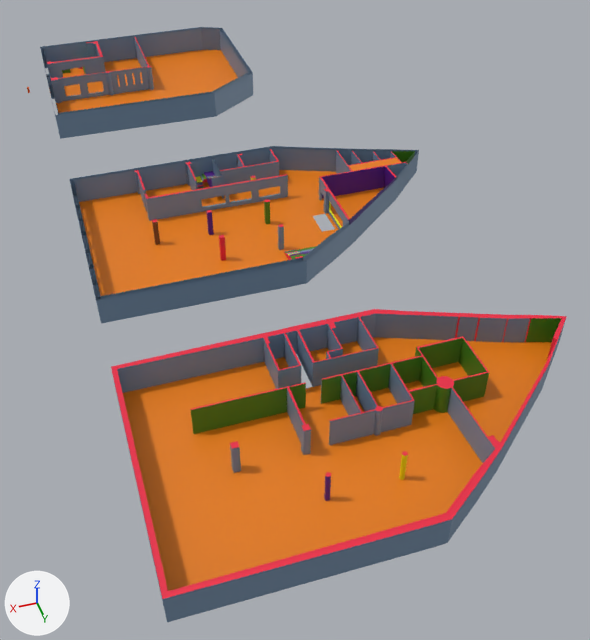
The Blender file Buldings/c2/42-C2.blend, before and after one commit.
One viewpoint serves both versions: a camera (50 mm lens) standing at (43.0, 249.0, 114.0) and looking at (-5.0, 100.0, -19.0). Arrows for +X, +Y and +Z are at lower left; the lights stay in place.

Script lines for the objects in view, before the commit:
```python
ob_c1 = bpy.data.objects.new('c1', me_cube_001)
ob_c1.location = (-14.6, 82.3, 1.2)
ob_c2 = bpy.data.objects.new('c2', me_cube_003)
ob_c2.location = (-14.6, 154.3, -5.2)
ob_lobby = bpy.data.objects.new('lobby', me_cube_002)
ob_lobby.location = (16.2, -0.9, 24.3)
ob_lobby.scale = (24.2, 24.2, 24.2)
```
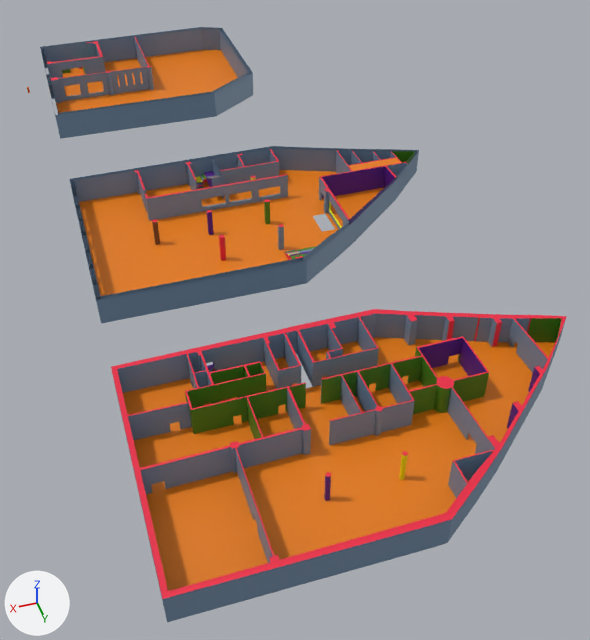
Changed parts and their boxes (x1, y1, x2, y2) in the pictures (590 x 640 px):
```json
{"part": 1, "of": "me_cube_003", "change": "built on", "before": [125, 312, 565, 567], "after": [125, 312, 565, 567]}
```

Scene script edits in JSON lines:
```json
{"block": "me_cube_003", "where": "# used by ob_c2; location = (-14.6, 154.3, -5.2)"}
{"op": "remove", "block": "me_cube_003", "code": "me_cube_003.from_pydata(...)  # 903 vertices, 625 faces; spans x -34.4..56.0, y -23.5..28.4, z 5.2..11.8"}
{"op": "add", "block": "me_cube_003", "code": "me_cube_003.from_pydata(...)  # 2242 vertices, 1965 faces; spans x -34.4..56.0, y -23.5..28.4, z 5.2..11.8"}
{"block": "me_cube_003", "change": "me_cube_003 part 1: 17 vertices moved from x -28.4..39.7, y -23.2..-4.6, z 5.3..11.8 to x -29.3..41.7, y -23.2..-4.3, z 5.3..11.8; 15 vertices removed from x -23.2..55.0, y -22.0..4.0, z 5.3..11.8; 1354 vertices added at x -34.3..56.0, y -23.5..28.4, z 5.2..11.8"}
```
